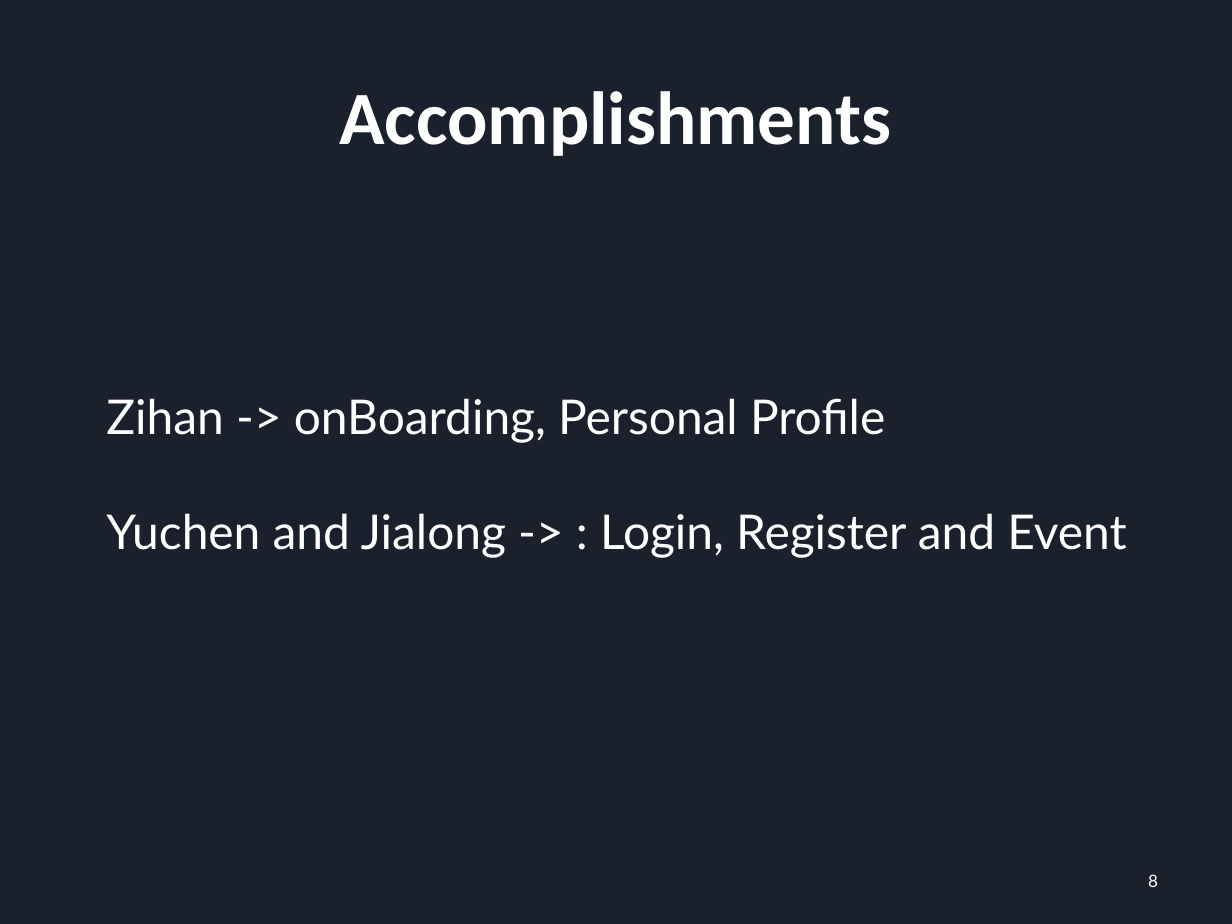
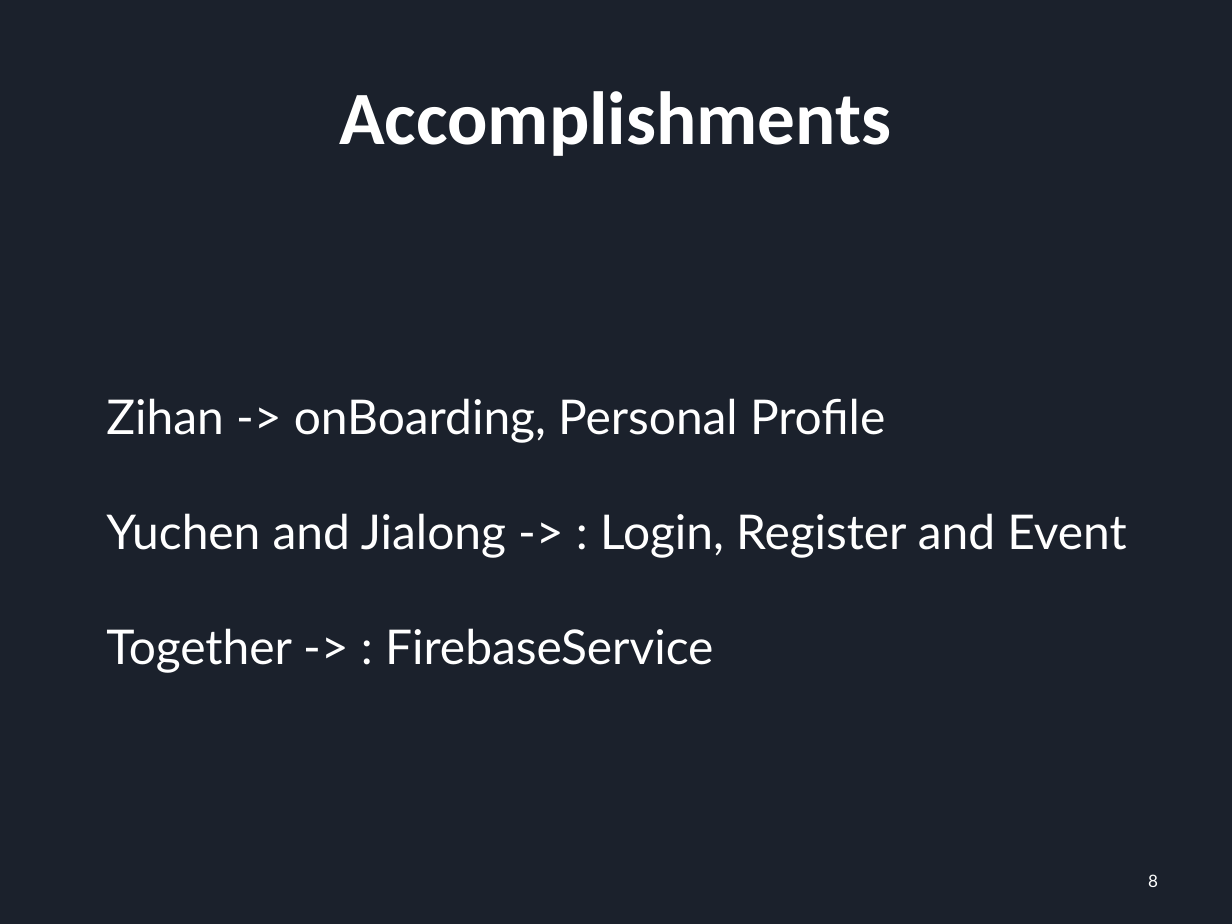
Before and after one commit to YuchenCao1/Jialong-Yuchen-Zihan-Team-BU-Event-Planer, a slide deck: slide 8 of Sprint_2_PRE .pptx. Drawn at 1232x924 pixels with LibreOffice and Linux fonts; fonts in the diff are those of the drawing. Boxes give left, top, right and bottom in pixels: in the first picture for what was removed or moved away, otherwise in the second. Text is boxed around its words. In the diff, an @@ line names an element or a change of style, - is before the commit and + after.

```diff
--- a/Sprint_2_PRE .pptx
+++ b/Sprint_2_PRE .pptx
@@ text at (x1=106, y1=628, x2=713, y2=673): paragraph added @@
+Together -> : FirebaseService
```
Also in this commit, not shown: 3 other slides changed.
